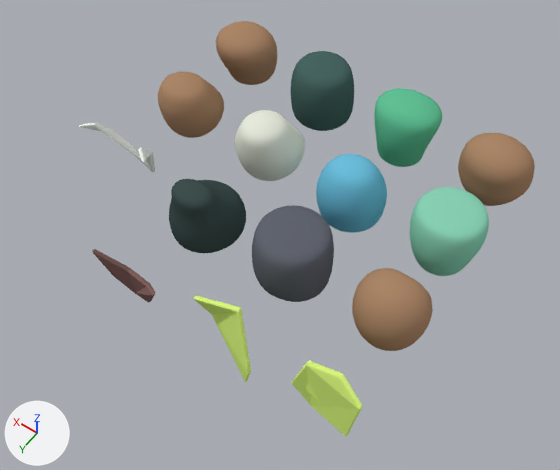
Before and after pictures for a commit that changed the Blender file art/pawn-shapes.blend.
Rendered twice from a 50 mm camera at (-4.19, 8.08, 8.31) aimed at (-0.22, 2.52, -0.42). The axes (+X, +Y, +Z) are drawn at lower left. The lights are the same throughout. The first picture is the older version.

Script lines for the objects in view, before the commit:
```python
ob_boot = bpy.data.objects.new('Boot', me_boot)
ob_boot.location = (0.75, 3.0, 0.0)
ob_bootpanel = bpy.data.objects.new('Bootpanel', me_bootpanel)
ob_bootpanel.location = (-0.75, 4.5, 0.0)
ob_collar = bpy.data.objects.new('Collar', me_collar)
ob_collar.location = (2.25, 3.0, 0.0)
ob_ear = bpy.data.objects.new('Ear', me_ear)
ob_ear.location = (-2.25, 3.0, 0.0)
ob_glovepad = bpy.data.objects.new('Glovepad', me_glovepad)
ob_glovepad.location = (-2.25, 4.5, 0.0)
ob_hand = bpy.data.objects.new('Hand', me_hand)
ob_hand.location = (2.25, 1.5, 0.0)
ob_jersey = bpy.data.objects.new('Jersey', me_jersey)
ob_jersey.location = (-0.75, 0.0, 0.0)
ob_outsole = bpy.data.objects.new('Outsole', me_outsole)
ob_outsole.location = (-0.75, 3.0, 0.0)
ob_smile = bpy.data.objects.new('Smile', me_smile)
ob_smile.location = (0.75, 4.5, 0.0)
# also in view: 'Head' at (-2.25, -0.07, 0.0); 'Glove' at (0.75, 1.44, 0.0); 'Sleeve' at (-0.75, 1.5, -0.01); 'Sock' at (-2.25, 1.53, 0.0); 'Forearm' at (2.25, 0.0, -0.01)
```
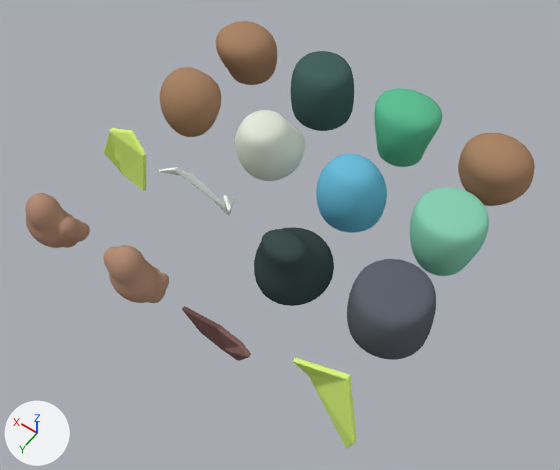
Edits to the bpy script that builds the scene:
```text
Add mat_palm_resin:
    mat_palm_resin = diffuse_material('Palm resin')
    mat_palm_resin.base_color = (0.47, 0.28, 0.19)  # beige #b69079
Add me_sphere_012:
    me_sphere_012.from_pydata(...)  # 512 vertices, 914 faces; spans x -0.462..0.41, y -0.356..0.243, z -0.432..0.591
    me_sphere_012.polygons.foreach_set('use_smooth', [True] * 914)
    me_sphere_012.materials.append(mat_palm_resin)  # beige #b69079
Add me_sphere:
    me_sphere.from_pydata(...)  # 512 vertices, 915 faces; spans x -0.41..0.462, y -0.356..0.242, z -0.433..0.591
    me_sphere.polygons.foreach_set('use_smooth', [True] * 915)
    me_sphere.materials.append(mat_palm_resin)  # beige #b69079
Remove ob_hand:
    ob_hand = bpy.data.objects.new('Hand', me_hand)
    ob_hand.location = (2.25, 1.5, 0.0)
    _m = ob_hand.modifiers.new('Sculpt smoothing', 'SUBSURF')
    _m.render_levels = 1
Change ob_ear:
    ob_ear.location: (-2.25, 3.0, 0.0) -> (2.25, 1.5, 0.0)
Change ob_outsole:
    ob_outsole.location: (-0.75, 3.0, 0.0) -> (-2.25, 3.0, 0.0)
Change ob_boot:
    ob_boot.location: (0.75, 3.0, 0.0) -> (-0.75, 3.0, 0.0)
Change ob_collar:
    ob_collar.location: (2.25, 3.0, 0.0) -> (0.75, 3.0, 0.0)
Change ob_glovepad:
    ob_glovepad.location: (-2.25, 4.5, 0.0) -> (2.25, 3.0, 0.0)
Change ob_bootpanel:
    ob_bootpanel.location: (-0.75, 4.5, 0.0) -> (-2.25, 4.5, 0.0)
Change ob_smile:
    ob_smile.location: (0.75, 4.5, 0.0) -> (-0.75, 4.5, 0.0)
Add ob_hand_right:
    ob_hand_right = bpy.data.objects.new('Hand_Right', me_sphere_012)
    ob_hand_right.location = (2.25, 4.5, 0.0)
Add ob_hand_left:
    ob_hand_left = bpy.data.objects.new('Hand_Left', me_sphere)
    ob_hand_left.location = (0.75, 4.5, 0.0)
```

What differs and where, as boxes [x1, y1, x2, y2] in the pictures (560 x 470 px):
'Outsole', moved
    before: [252, 205, 334, 302]
    after: [347, 259, 436, 360]
'Boot', moved
    before: [169, 179, 246, 253]
    after: [254, 227, 334, 306]
'Ear', moved
    before: [352, 268, 433, 351]
    after: [160, 67, 221, 137]
'Glovepad', moved
    before: [292, 361, 362, 436]
    after: [104, 128, 146, 191]
'Bootpanel', moved
    before: [193, 296, 251, 382]
    after: [293, 358, 357, 448]
'Hand', deleted (brown)
    before: [158, 72, 224, 138]
'Hand_Left', added (beige)
    after: [103, 245, 169, 303]
'Hand_Right', added (beige)
    after: [25, 193, 90, 248]
'Smile', moved
    before: [92, 249, 155, 303]
    after: [182, 306, 251, 361]
'Collar', moved
    before: [79, 123, 155, 172]
    after: [158, 167, 235, 215]
